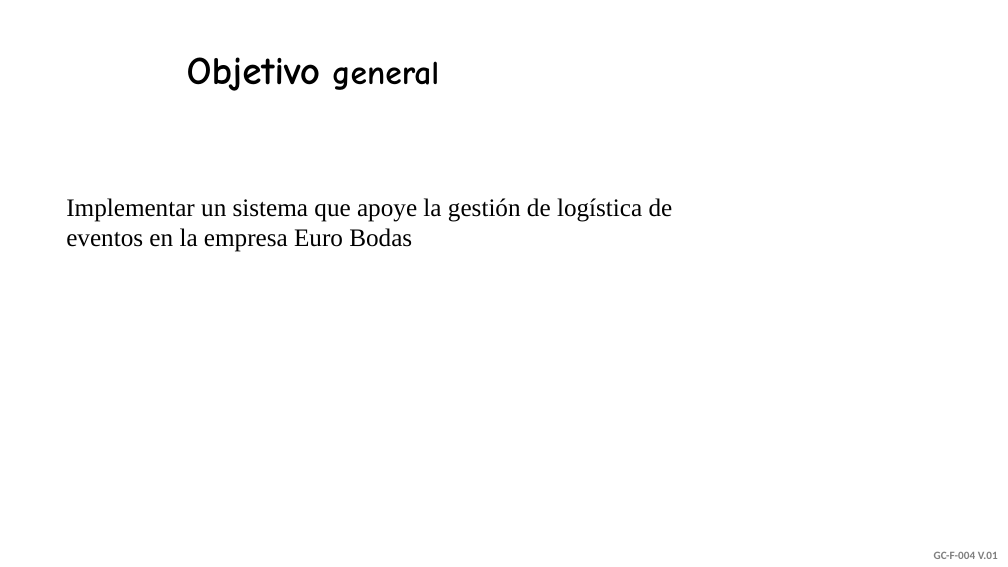
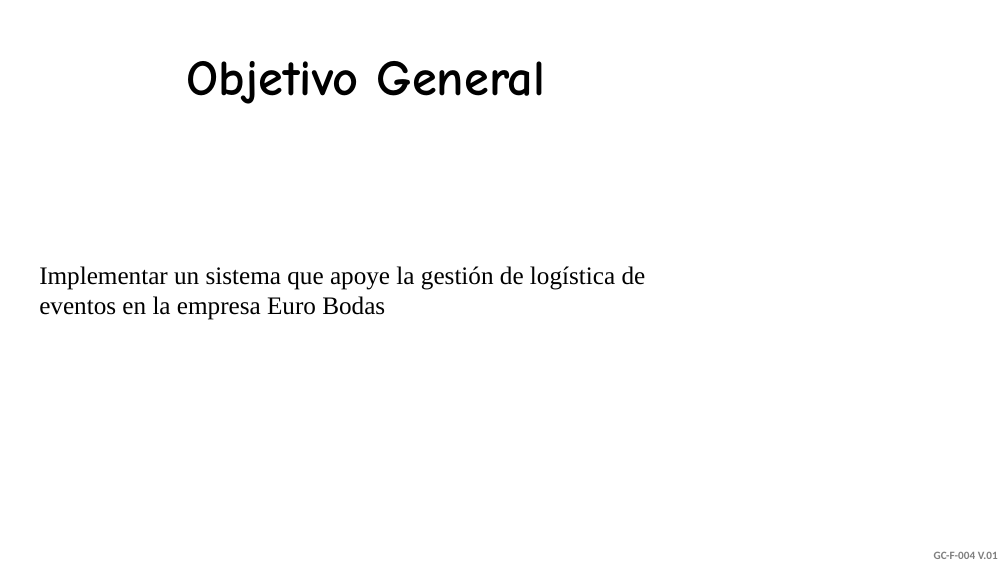
Before and after one commit to JsMorales03/ADSI, a slide deck: slide 6 of Casa de eventos.pptx (slide 5 before the commit). Drawn at 1008x567 pixels with LibreOffice and Linux fonts; fonts in the diff are those of the drawing; background and template pictures are left out. Boxes give left, top, right and bottom in pixels: in the first picture for what was removed or moved away, otherwise in the second. Text is boxed around its words. In the diff, an @@ line names an element or a change of style, - is before the commit and + after.

```diff
--- a/Casa de eventos.pptx
+++ b/Casa de eventos.pptx
@@ text at <box>187,61,546,104</box>: text changed; size 28 to 36 pt @@
-Objetivo general
+Objetivo General
@@ text "Implementar un sistema que apoye ...": place and size @@
-text "Implementar un sistema que apoye ..." at <box>66,198,673,252</box>
+text "Implementar un sistema que apoye ..." at <box>39,266,646,320</box>
```
Also in this commit, not shown: 7 other slides changed, 1 slide added, 1 other file.
